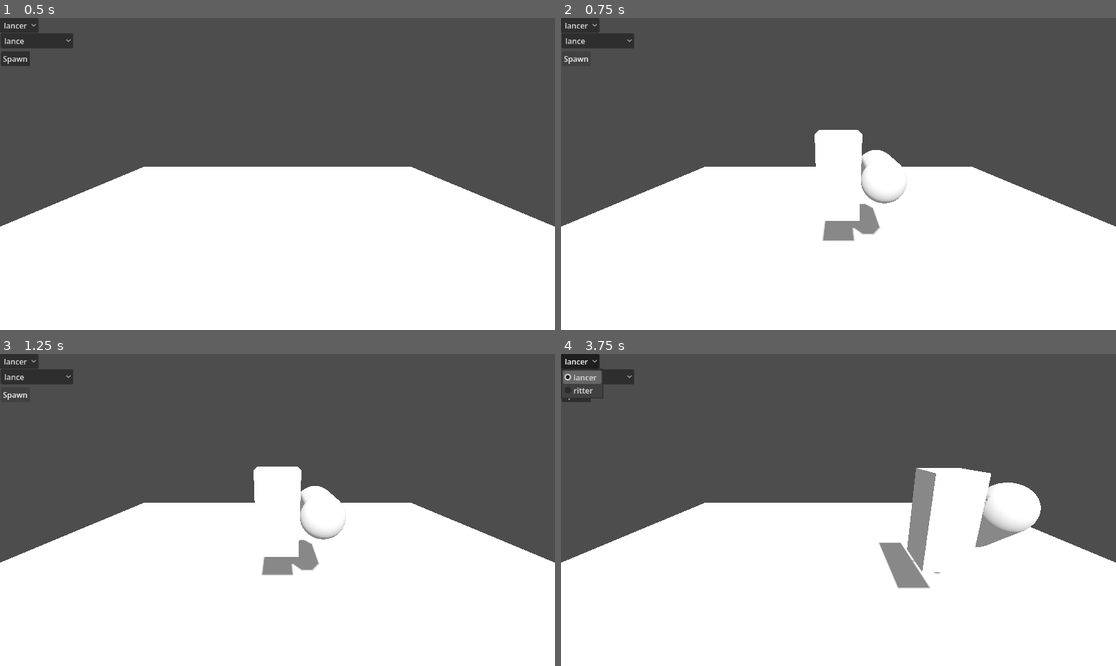
Above: before the commit, frames 1-4 (two rows, left to right).
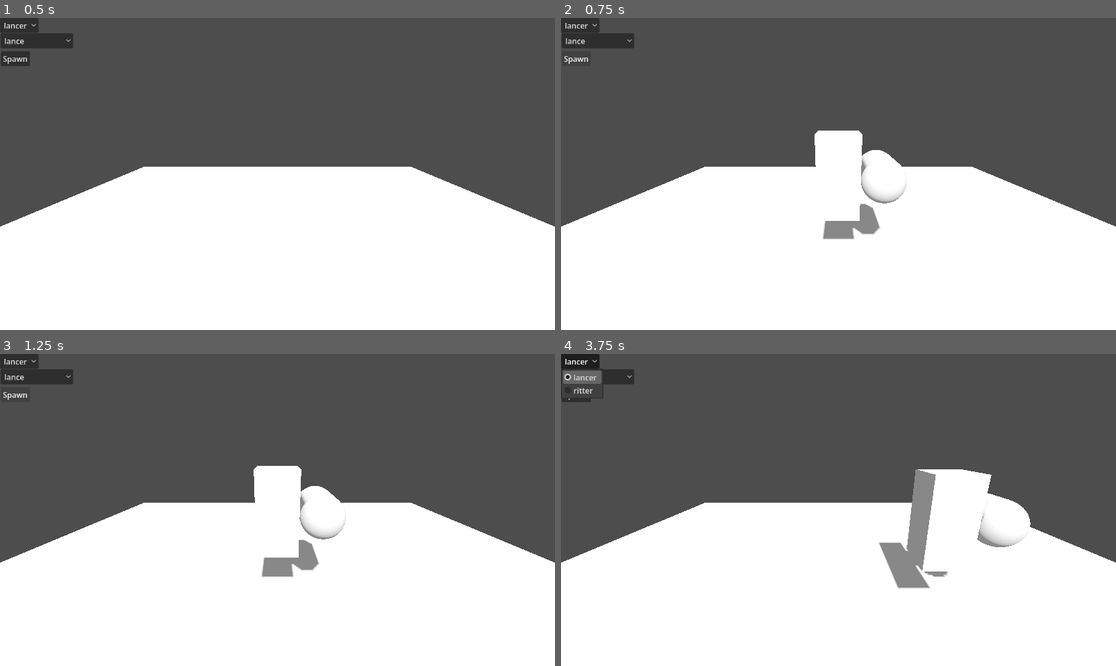
Above: after the commit, the same moments.

Repository: PSoldOut/strategiespiel
Game: Godot game, scene res://main.tscn
Two runs of this game, one before a commit and one after it. Both use one fixed random seed, a clock stepped at 60 frames per second and the inputs below.
Inputs (mouse positions are in pixels of both pictures, inside the frame that each line leads up to):
- Up to frame 1 (0.5 s): no input
- Up to frame 2 (0.75 s): click "Spawn" at 0.5 s
- Up to frame 3 (1.25 s): no input
- Up to frame 4 (3.75 s): click "lancer" at 1.25 s; click "lance" at 2 s; move the mouse to (960, 494) at 2.77 s; hold D (right) 2.78-3.53 s; hold Space (attack) 2.78-3.53 s; click (960, 494) at 2.92 s; move the mouse to (727, 525) at 3.52 s; hold S (down) from 3.53 s (still down); tap Space (attack) at 3.6 s

Frame 1 is identical in both runs. In frame 2, less than 0.1% of the frame differs, in the area x 45-55%, y 35-72%; in frame 3, less than 0.1%; in frame 4, 1.4%, in the area x 62-87%, y 36-72%.

Commit message:
first animations tests

Diff:
--- a/Units/gd/body_lancer.gd
+++ b/Units/gd/body_lancer.gd
@@ -1 +1,12 @@
 extends UnitBody
+
+
+func play_move(delta: float) -> void:
+	_time += delta * breath_speed * 4.0
+
+	var breath := sin(_time) * breath_strength * 2
+	scale = Vector3(
+		_base_scale.x - breath * 0.2,
+		_base_scale.y + breath,
+		_base_scale.z - breath * 0.2
+	)
--- a/Units/gd/body_ritter.gd
+++ b/Units/gd/body_ritter.gd
@@ -1 +1,11 @@
 extends UnitBody
+
+func play_move(delta: float) -> void:
+	_time += delta * breath_speed * 1.0
+
+	var breath := sin(_time) * breath_strength * 0.5
+	scale = Vector3(
+		_base_scale.x - breath * 0.2,
+		_base_scale.y + breath,
+		_base_scale.z - breath * 0.2
+	)
--- a/Units/gd/unit.gd
+++ b/Units/gd/unit.gd
@@ -9,6 +9,7 @@
 
 var body_instance: Node3D
 var weapon_instance: Node3D
+var _is_moving: bool = false
 
 func setup(body_scene: PackedScene, weapon_scene: PackedScene) -> void:
 	var body_socket := get_node_or_null(body_socket_path) as Node3D
@@ -41,7 +42,7 @@
 
 func _process(delta: float) -> void:
 	_handle_movement(delta)
-	_update_idle(delta)
+	_update_animation(delta)
 
 func _input(event: InputEvent) -> void:
 	if event.is_action_pressed("attack"):
@@ -59,24 +60,27 @@
 	if Input.is_action_pressed("down"):
 		input.z += 1.0
 
-	if input != Vector3.ZERO:
+	_is_moving = input != Vector3.ZERO
+
+	if _is_moving:
 		input = input.normalized()
 		global_position += input * move_speed * delta
 
-		if body_instance != null and body_instance.has_method("play_move"):
-			body_instance.play_move(delta)
-	else:
-		if body_instance != null and body_instance.has_method("play_idle"):
-			body_instance.play_idle(delta)
+func _update_animation(delta: float) -> void:
+	if body_instance != null and body_instance.has_method("set_moving"):
+		body_instance.set_moving(_is_moving)
 
-func _update_idle(delta: float) -> void:
 	if body_instance != null and body_instance.has_method("update_animation"):
 		body_instance.update_animation(delta)
+
+	if weapon_instance != null and weapon_instance.has_method("set_moving"):
+		weapon_instance.set_moving(_is_moving)
 
 	if weapon_instance != null and weapon_instance.has_method("update_animation"):
 		weapon_instance.update_animation(delta)
 
 func attack() -> void:
+
 	if body_instance != null and body_instance.has_method("play_attack"):
 		body_instance.play_attack()
 
--- a/Units/gd/unit_weapon.gd
+++ b/Units/gd/unit_weapon.gd
@@ -2,8 +2,8 @@
 class_name UnitWeapon
 
 @export var attack_duration: float = 0.25
-@export var attack_angle_deg: float = 45.0
 @export var return_speed: float = 12.0
+@export var attack_angle: float = deg_to_rad(55.0)
 
 var _base_rotation: Vector3
 var _attacking: bool = false
@@ -17,15 +17,14 @@
 		_attack_timer += delta
 
 		var half_duration := attack_duration * 0.5
-		var target_angle := deg_to_rad(attack_angle_deg)
 		var rot := _base_rotation
 
 		if _attack_timer <= half_duration:
 			var t := _attack_timer / half_duration
-			rot.x = lerp(_base_rotation.x, _base_rotation.x - target_angle, t)
+			rot.x = lerp(_base_rotation.x, _base_rotation.x - attack_angle, t)
 		elif _attack_timer <= attack_duration:
 			var t := (_attack_timer - half_duration) / half_duration
-			rot.x = lerp(_base_rotation.x - target_angle, _base_rotation.x, t)
+			rot.x = lerp(_base_rotation.x - attack_angle, _base_rotation.x, t)
 		else:
 			rot = _base_rotation
 			_attacking = false
--- a/Units/gd/weapon_lance.gd
+++ b/Units/gd/weapon_lance.gd
@@ -1 +1,39 @@
 extends UnitWeapon
+class_name WeaponLance
+
+@export var thrust_length: float = 0.25   # distance forward
+var _base_position: Vector3
+
+func _ready() -> void:
+	_base_position = position
+
+func update_animation(delta: float) -> void:
+	if _attacking:
+		_attack_timer += delta
+
+		var half_duration := attack_duration * 0.5
+		var pos := _base_position
+
+		if _attack_timer <= half_duration:
+			# thrust forward
+			var t := _attack_timer / half_duration
+			pos = _base_position + (-transform.basis.z * thrust_length * t)
+
+		elif _attack_timer <= attack_duration:
+			# retract
+			var t := (_attack_timer - half_duration) / half_duration
+			pos = _base_position + (-transform.basis.z * thrust_length * (1.0 - t))
+
+		else:
+			pos = _base_position
+			_attacking = false
+
+		position = pos
+
+	else:
+		# smooth return (in case interrupted)
+		position = position.lerp(_base_position, return_speed * delta)
+
+func play_attack() -> void:
+	_attacking = true
+	_attack_timer = 0.0
--- a/Units/gd/weapon_schwert&schild.gd
+++ b/Units/gd/weapon_schwert&schild.gd
@@ -1 +1,171 @@
-extends UnitWeapon
+extends Node3D
+class_name WeaponSchwertSchild
+
+@export_group("Node Paths")
+@export var shield_path: NodePath
+@export var sword_path: NodePath
+
+@export_group("Idle")
+@export var idle_speed: float = 2.0
+@export var idle_offset_strength: float = 0.03
+@export var idle_rot_strength: float = deg_to_rad(2.0)
+
+@export_group("Move")
+@export var move_speed: float = 5.0
+@export var move_offset_strength: float = 0.06
+@export var move_rot_strength: float = deg_to_rad(5.0)
+
+@export_group("Attack")
+@export var attack_duration: float = 0.32
+@export var sword_attack_angle: float = deg_to_rad(70.0)
+@export var sword_attack_twist: float = deg_to_rad(18.0)
+@export var sword_forward_offset: float = 0.18
+@export var shield_guard_offset: float = 0.08
+@export var shield_guard_angle: float = deg_to_rad(10.0)
+
+@export_group("Return")
+@export var return_speed: float = 12.0
+
+var _shield: Node3D
+var _sword: Node3D
+
+var _shield_base_pos: Vector3
+var _shield_base_rot: Vector3
+var _sword_base_pos: Vector3
+var _sword_base_rot: Vector3
+
+var _time: float = 0.0
+var _is_moving: bool = false
+var _attacking: bool = false
+var _attack_timer: float = 0.0
+
+func _ready() -> void:
+	_shield = get_node_or_null(shield_path) as Node3D
+	_sword = get_node_or_null(sword_path) as Node3D
+
+	if _shield == null:
+		push_error("WeaponSchwertSchild: shield node not found")
+	if _sword == null:
+		push_error("WeaponSchwertSchild: sword node not found")
+
+	if _shield != null:
+		_shield_base_pos = _shield.position
+		_shield_base_rot = _shield.rotation
+
+	if _sword != null:
+		_sword_base_pos = _sword.position
+		_sword_base_rot = _sword.rotation
+
+func set_moving(is_moving: bool) -> void:
+	_is_moving = is_moving
+
+func update_animation(delta: float) -> void:
+	_time += delta
+
+	if _attacking:
+		_update_attack(delta)
+	else:
+		if _is_moving:
+			_update_move(delta)
+		else:
+			_update_idle(delta)
+
+func play_attack() -> void:
+	_attacking = true
+	_attack_timer = 0.0
+
+func _update_idle(delta: float) -> void:
+	var wave := sin(_time * idle_speed)
+	var wave_half := sin(_time * idle_speed + 0.7)
+
+	if _shield != null:
+		var pos := _shield_base_pos
+		var rot := _shield_base_rot
+
+		pos.y += wave * idle_offset_strength
+		rot.z += wave * idle_rot_strength * 0.5
+		rot.x += wave_half * idle_rot_strength * 0.25
+
+		_shield.position = _shield.position.lerp(pos, return_speed * delta)
+		_shield.rotation = _shield.rotation.lerp(rot, return_speed * delta)
+
+	if _sword != null:
+		var pos := _sword_base_pos
+		var rot := _sword_base_rot
+
+		pos.y += -wave * idle_offset_strength * 0.6
+		rot.z += -wave * idle_rot_strength
+		rot.x += wave_half * idle_rot_strength * 0.4
+
+		_sword.position = _sword.position.lerp(pos, return_speed * delta)
+		_sword.rotation = _sword.rotation.lerp(rot, return_speed * delta)
+
+func _update_move(delta: float) -> void:
+	var wave := sin(_time * move_speed)
+	var wave2 := sin(_time * move_speed + PI)
+
+	if _shield != null:
+		var pos := _shield_base_pos
+		var rot := _shield_base_rot
+
+		pos.y += abs(wave) * move_offset_strength
+		pos.x += wave * move_offset_strength * 0.35
+		rot.z += wave * move_rot_strength * 0.5
+		rot.x += abs(wave) * move_rot_strength * 0.25
+
+		_shield.position = _shield.position.lerp(pos, return_speed * delta)
+		_shield.rotation = _shield.rotation.lerp(rot, return_speed * delta)
+
+	if _sword != null:
+		var pos := _sword_base_pos
+		var rot := _sword_base_rot
+
+		pos.y += abs(wave2) * move_offset_strength
+		pos.x += wave2 * move_offset_strength * 0.45
+		rot.z += wave2 * move_rot_strength
+		rot.x += abs(wave2) * move_rot_strength * 0.35
+
+		_sword.position = _sword.position.lerp(pos, return_speed * delta)
+		_sword.rotation = _sword.rotation.lerp(rot, return_speed * delta)
+
+func _update_attack(delta: float) -> void:
+	_attack_timer += delta
+
+	var t := _attack_timer / attack_duration
+	if t >= 1.0:
+		_attacking = false
+		_attack_timer = 0.0
+		return
+
+	# 0..1 vorwärts, dann wieder zurück
+	var attack_phase := 0.0
+	if t < 0.5:
+		attack_phase = t / 0.5
+	else:
+		attack_phase = 1.0 - ((t - 0.5) / 0.5)
+
+	if _shield != null:
+		var shield_pos := _shield_base_pos
+		var shield_rot := _shield_base_rot
+
+		# Schild leicht anheben / vorsetzen
+		shield_pos.z -= shield_guard_offset * attack_phase
+		shield_pos.x += shield_guard_offset * 0.25 * attack_phase
+		shield_rot.y += shield_guard_angle * attack_phase
+		shield_rot.x += shield_guard_angle * 0.4 * attack_phase
+
+		_shield.position = shield_pos
+		_shield.rotation = shield_rot
+
+	if _sword != null:
+		var sword_pos := _sword_base_pos
+		var sword_rot := _sword_base_rot
+
+		# Schlag von rechts nach vorne
+		sword_pos.z -= sword_forward_offset * attack_phase
+		sword_rot.y -= sword_attack_angle * attack_phase
+		sword_rot.z -= sword_attack_twist * attack_phase
+		sword_rot.x += sword_attack_twist * 0.35 * attack_phase
+
+		_sword.position = sword_pos
+		_sword.rotation = sword_rot
--- a/Units/tscn/schwert&schild.tscn
+++ b/Units/tscn/schwert&schild.tscn
@@ -8,11 +8,13 @@
 
 [node name="Schwert&Schild" type="Node3D" unique_id=1612307905]
 script = ExtResource("1_r23q1")
+shield_path = NodePath("Shield")
+sword_path = NodePath("Sword")
 
-[node name="MeshInstance3D" type="MeshInstance3D" parent="." unique_id=1857188164]
+[node name="Shield" type="MeshInstance3D" parent="." unique_id=1857188164]
 transform = Transform3D(1, 0, 0, 0, 1, 0, 0, 0, 1, -1, 0, 0)
 mesh = SubResource("BoxMesh_ig7tw")
 
-[node name="MeshInstance3D2" type="MeshInstance3D" parent="." unique_id=1128805320]
+[node name="Sword" type="MeshInstance3D" parent="." unique_id=1128805320]
 transform = Transform3D(1, 0, 0, 0, 1, 0, 0, 0, 1, 1, 0, 0)
 mesh = SubResource("BoxMesh_0xm2m")
--- a/spawn_tester.gd
+++ b/spawn_tester.gd
@@ -24,9 +24,10 @@
 		if weapon != null:
 			weapon_select.add_item(weapon.resource_path.get_file().get_basename(), i)
 
-	spawn_button.pressed.connect(_on_spawn_button_pressed)
+	spawn_button.pressed.connect(on_spawn_button_pressed)
 
-func _on_spawn_button_pressed() -> void:
+func on_spawn_button_pressed() -> void:
+	print("SPAWN BUTTON PRESSED")
 	if unit_scene == null or spawn_parent == null:
 		return
 
@@ -57,3 +58,4 @@
 
 	if camera != null and camera.has_method("focus_on"):
 		camera.focus_on(unit)
+	get_viewport().gui_release_focus()
